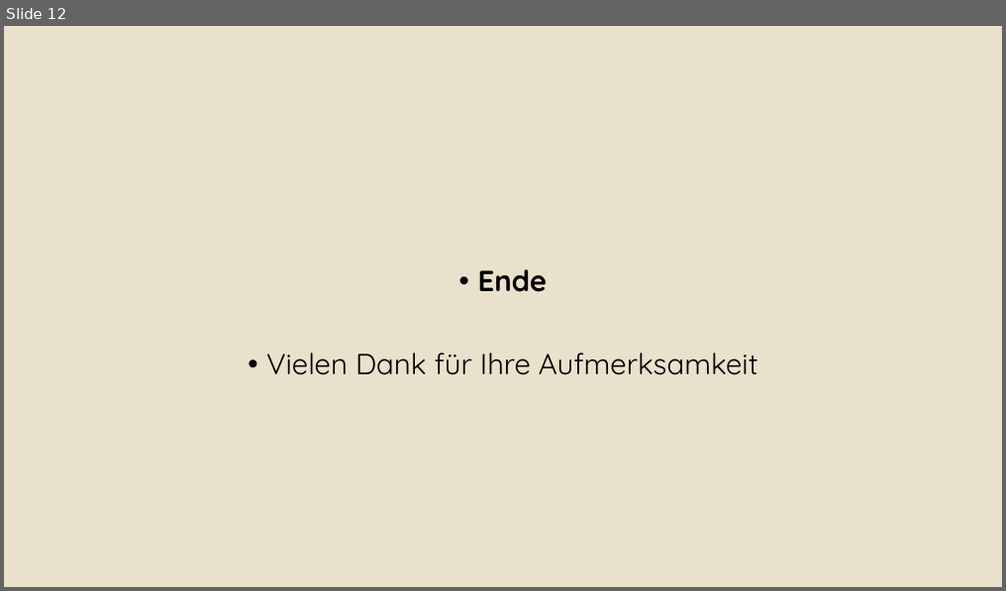
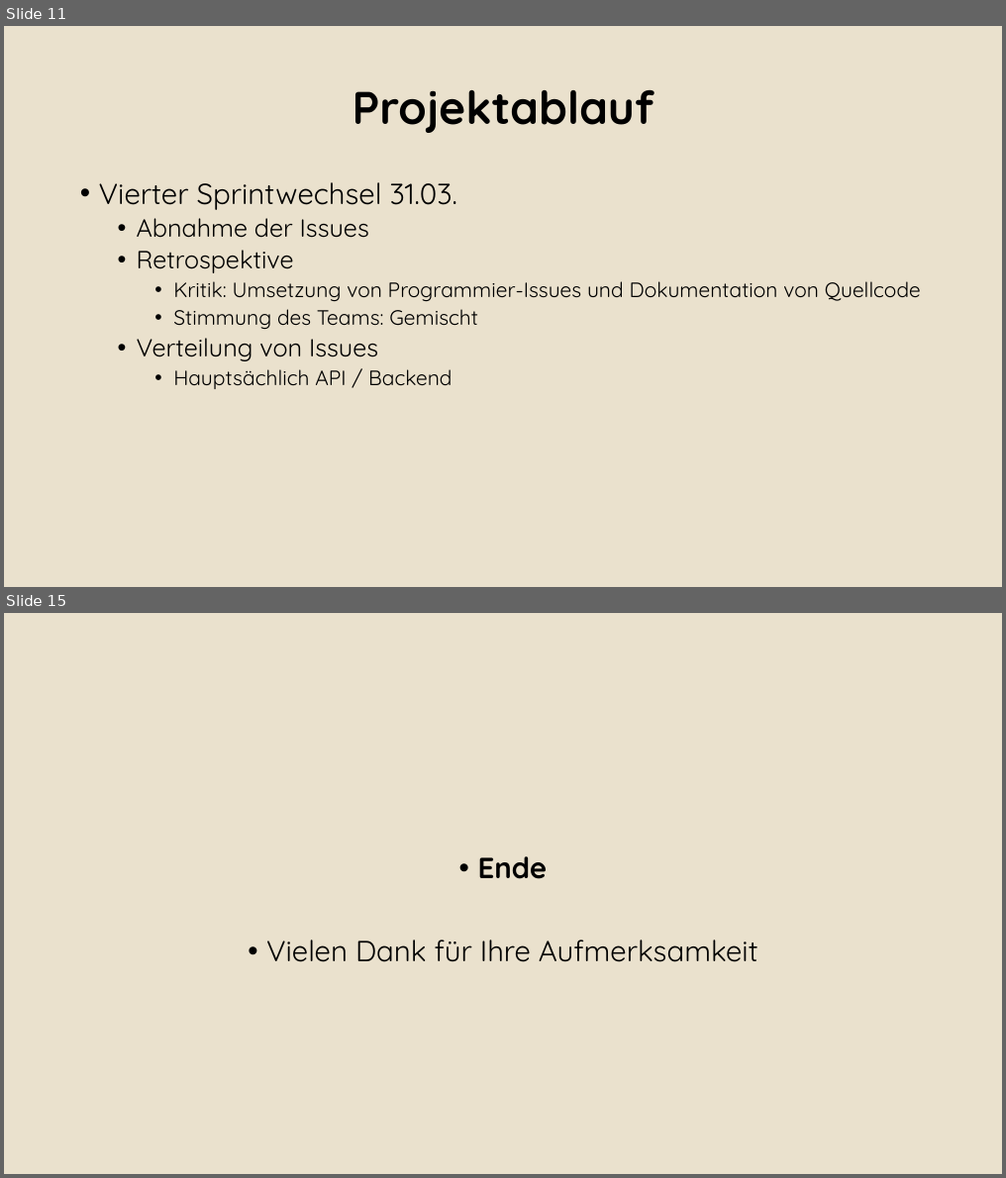
Before and after one commit to Alergeek/Dokumentation, a slide deck: Allergeeks/Corporate Design/Bsp Präsi.pptx. Shown one above the other, each under a label of ours: slide 12 before the commit, slides 11 and 15 after it; the slides between them are not shown. The pictures are 1006x591 and 1006x1178 pixels, drawn with LibreOffice and Linux fonts; fonts in the diff are those of the drawing; background and template pictures are left out. Boxes give left, top, right and bottom in pixels: in the first picture for what was removed or moved away, otherwise in the second. Text is boxed around its words. In the diff, an @@ line names an element or a change of style, - is before the commit and + after.

```diff
--- a/Allergeeks/Corporate Design/Bsp Präsi.pptx
+++ b/Allergeeks/Corporate Design/Bsp Präsi.pptx
@@ slide 11 added at [4, 26, 1002, 587], background #EAE2CE @@
@@ title added at [352, 90, 654, 133], 44 pt, text #000000, bold @@
+Projektablauf
@@ text added at [99, 182, 921, 389], 20 pt, text #000000 @@
+• Vierter Sprintwechsel 31.03.
+  • Abnahme der Issues
+  • Retrospektive
+    • Kritik: Umsetzung von Programmier-Issues und Dokumentation von Quellcode
+    • Stimmung des Teams: Gemischt
+  • Verteilung von Issues
+    • Hauptsächlich API / Backend
@@ what was slide 12 is now slide 15 @@
```
Also in this commit, not shown: 2 slides changed, 11 other slides added, 9 slides removed, 5 other files.
